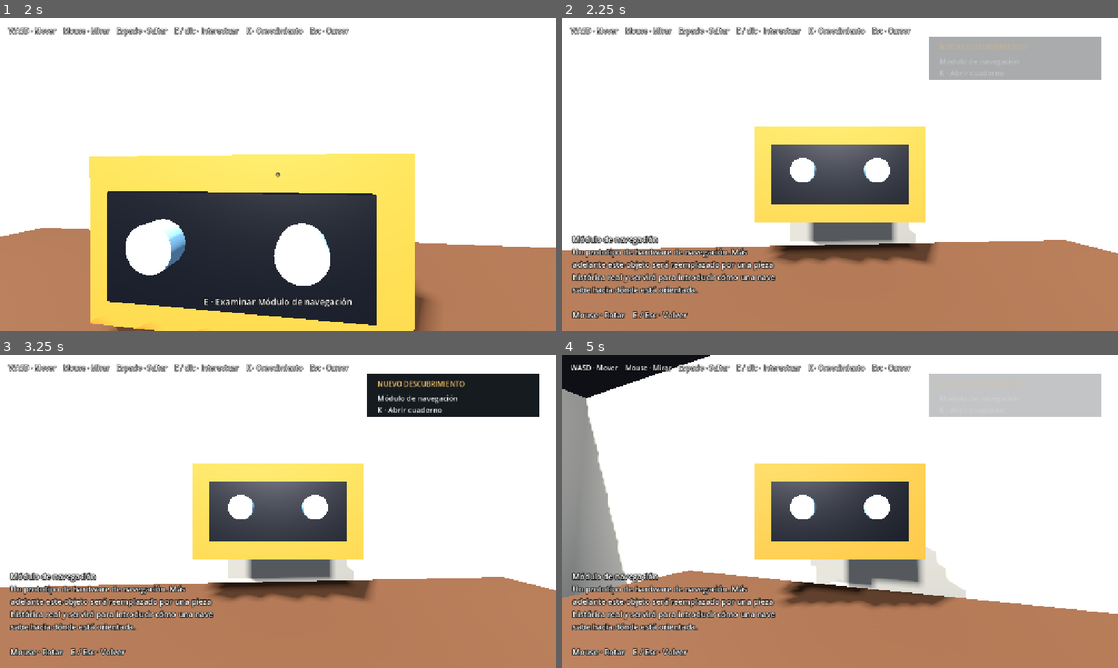
Above: before the commit, frames 1-4 (two rows, left to right).
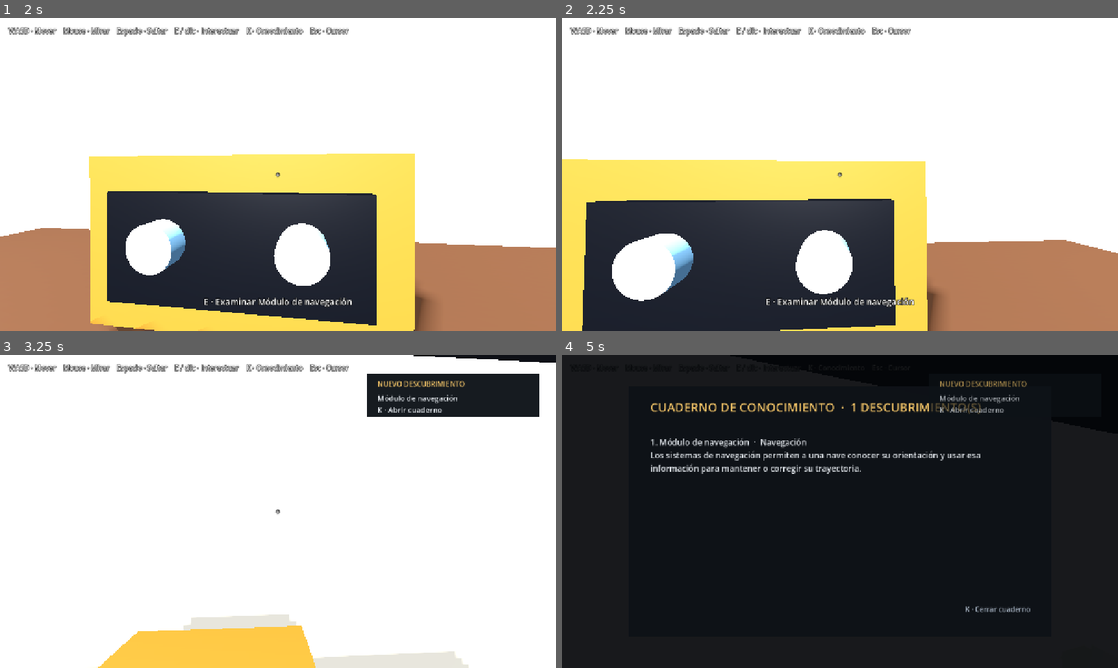
Above: after the commit, the same moments.

Repository: IDozy/starlightlegacy
Game: Godot game, scene res://scenes/main/main.tscn
Two runs of this game, one before a commit and one after it. Both use one fixed random seed, a clock stepped at 60 frames per second and the inputs below.
Inputs (mouse positions are in pixels of both pictures, inside the frame that each line leads up to):
- Up to frame 1 (2 s): tap Enter at 0.5 s; move the mouse to (305, 174) at 0.52 s; hold W from 0.53 s (still down); tap E (interact, bound only before the commit) at 0.6, 1.35 s; click (305, 174) at 0.67 s; tap Space at 0.77, 1.52 s; move the mouse to (250, 174) at 1.27 s; click (250, 174) at 1.42 s
- Up to frame 2 (2.25 s): keep holding W; move the mouse to (851, 168) at 2.02 s; tap Enter at 2.1 s; click (851, 168) at 2.17 s
- Up to frame 3 (3.25 s): keep holding W; tap E (interact, bound only before the commit) at 2.3, 3.05 s; tap Space at 2.75, 3.02 s; move the mouse to (272, 517) at 2.77 s; tap Z at 2.85 s; click (272, 517) at 2.92 s
- Up to frame 4 (5 s): keep holding W; move the mouse to (878, 514) at 3.52 s; tap K at 3.6 s; click (878, 514) at 3.67 s; tap Space at 3.77, 4.52 s; tap E (interact, bound only before the commit) at 3.8, 4.35 s; tap Escape at 4.15 s; move the mouse to (795, 508) at 4.27 s; click (795, 508) at 4.42 s

Frame 1 is identical in both runs. In frame 2, 42% of the frame differs, in the area x 0-97%, y 6-100%; in frame 3, 38%; in frame 4, 98%, in the area x 0-100%, y 0-100%.

Commit message:
revert: restore smooth interaction behavior

Diff:
--- a/scenes/player/player.gd
+++ b/scenes/player/player.gd
@@ -1,6 +1,4 @@
 extends CharacterBody3D
-
-const INPUT_COMPAT := preload("res://systems/input/input_compat.gd")
 
 signal interaction_prompt_changed(prompt: String)
 signal inspection_state_changed(is_inspecting: bool, title: String, description: String)
@@ -24,12 +22,11 @@
 
 func _ready() -> void:
 	add_to_group("player_controller")
-	_ensure_interact_action()
 	interaction_ray.target_position = Vector3(0.0, 0.0, -interaction_distance)
 	_capture_mouse()
 
 
-func _input(event: InputEvent) -> void:
+func _unhandled_input(event: InputEvent) -> void:
 	if _control_locked:
 		return
 
@@ -38,11 +35,6 @@
 			_capture_mouse()
 			return
 
-		if event.button_index == MOUSE_BUTTON_LEFT and _current_interactable != null:
-			_current_interactable.call("interact", self)
-			get_viewport().set_input_as_handled()
-			return
-
 	if _is_inspecting:
 		_handle_inspection_input(event)
 		return
@@ -53,7 +45,11 @@
 		head.rotation.x = clamp(head.rotation.x, deg_to_rad(-85.0), deg_to_rad(85.0))
 
 	if event is InputEventKey and event.pressed and not event.echo:
-		if INPUT_COMPAT.key_matches(event, KEY_ESCAPE):
+		if event.keycode == KEY_E and _current_interactable != null:
+			_current_interactable.call("interact", self)
+			return
+
+		if event.keycode == KEY_ESCAPE:
 			if Input.mouse_mode == Input.MOUSE_MODE_CAPTURED:
 				_release_mouse()
 			else:
@@ -71,10 +67,6 @@
 		return
 
 	_update_interaction_target()
-
-	if Input.is_action_just_pressed("interact") and _current_interactable != null:
-		_current_interactable.call("interact", self)
-		return
 
 	if Input.is_physical_key_pressed(KEY_SPACE) and is_on_floor():
 		velocity.y = jump_velocity
@@ -106,7 +98,6 @@
 
 func set_control_locked(locked: bool) -> void:
 	_control_locked = locked
-
 	if locked:
 		_set_current_interactable(null)
 
@@ -181,11 +172,15 @@
 		return
 
 	if event is InputEventKey and event.pressed and not event.echo:
-		if INPUT_COMPAT.key_matches(event, KEY_E) or INPUT_COMPAT.key_matches(event, KEY_ESCAPE):
+		if event.keycode == KEY_E or event.keycode == KEY_ESCAPE:
 			stop_inspection()
 
 
 func _update_interaction_target() -> void:
+	if Input.mouse_mode != Input.MOUSE_MODE_CAPTURED:
+		_set_current_interactable(null)
+		return
+
 	interaction_ray.force_raycast_update()
 	var collider := interaction_ray.get_collider()
 	var new_interactable: Node = null
@@ -231,23 +226,6 @@
 	)
 
 
-func _ensure_interact_action() -> void:
-	if not InputMap.has_action("interact"):
-		InputMap.add_action("interact")
-
-	var physical_event := InputEventKey.new()
-	physical_event.physical_keycode = KEY_E
-
-	if not InputMap.action_has_event("interact", physical_event):
-		InputMap.action_add_event("interact", physical_event)
-
-	var logical_event := InputEventKey.new()
-	logical_event.keycode = KEY_E
-
-	if not InputMap.action_has_event("interact", logical_event):
-		InputMap.action_add_event("interact", logical_event)
-
-
 func _capture_mouse() -> void:
 	Input.set_mouse_mode(Input.MOUSE_MODE_CAPTURED)
 
